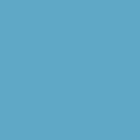
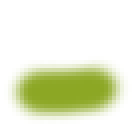
Two versions of the same layered image (140 × 140). Layer-by-layer changes:
added layer "grassland-1" above "tundra-1" over box(4, 56, 132, 124)
hid "high sea" over box(0, 0, 140, 140)
